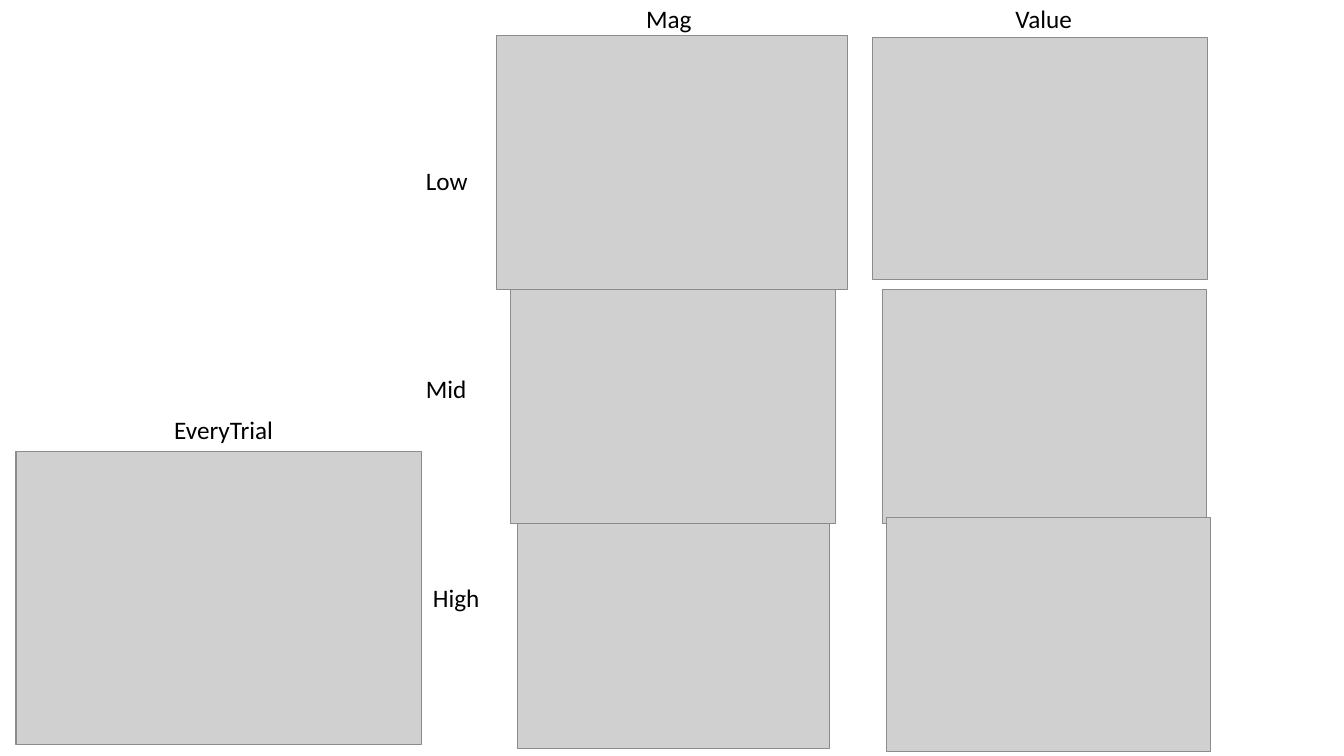
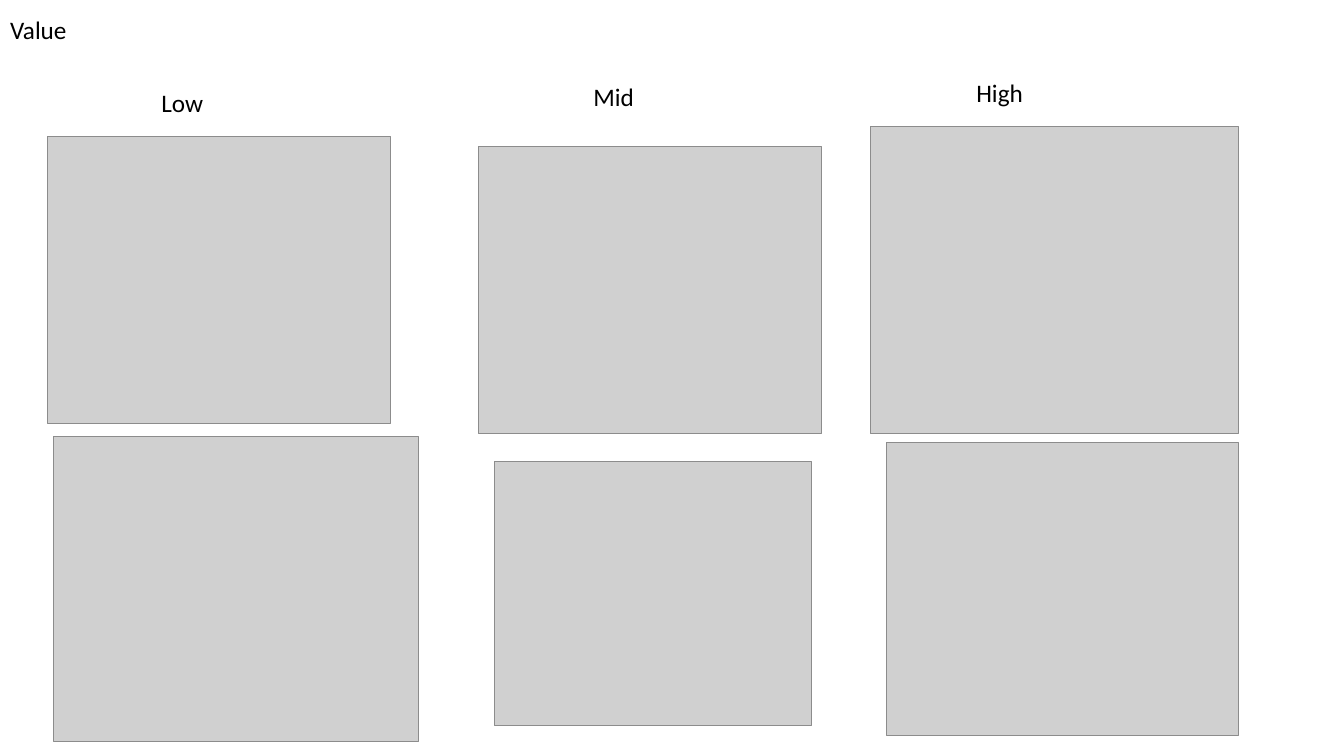
Before and after one commit to gpagnier/rampAnalysis, a slide deck: slide 21 of RampV04Presentation.pptx (slide 25 before the commit). Drawn at 1344x756 pixels with LibreOffice and Linux fonts; fonts in the diff are those of the drawing; grey boxes stand for pictures. Boxes give left, top, right and bottom in pixels: in the first picture for what was removed or moved away, otherwise in the second. Text is boxed around its words. In the diff, an @@ line names an element or a change of style, - is before the commit and + after.

```diff
--- a/RampV04Presentation.pptx
+++ b/RampV04Presentation.pptx
@@ title "Value": place and size @@
-title "Value" at box(1015, 10, 1071, 29)
+title "Value" at box(10, 21, 66, 39)
@@ title "Value" at box(10, 21, 66, 39): line spacing 1 to 0.9; vertical alignment top to middle @@
@@ text removed at box(646, 11, 691, 33) @@
-Mag
@@ picture removed at box(496, 35, 848, 289) @@
@@ picture removed at box(873, 37, 1208, 278) @@
@@ text "Low": place and size @@
-text "Low" at box(426, 173, 468, 190)
+text "Low" at box(161, 95, 203, 112)
@@ text "Mid": place and size @@
-text "Mid" at box(426, 380, 467, 398)
+text "Mid" at box(593, 88, 634, 106)
@@ text "High": place and size @@
-text "High" at box(433, 589, 480, 612)
+text "High" at box(976, 84, 1023, 107)
@@ picture added at box(47, 136, 391, 422) @@
@@ picture added at box(479, 147, 823, 434) @@
@@ picture added at box(870, 126, 1238, 434) @@
@@ picture removed at box(511, 289, 836, 523) @@
@@ picture removed at box(882, 289, 1207, 523) @@
@@ picture: place and size @@
-picture at box(16, 452, 422, 745)
+picture at box(54, 437, 419, 741)
@@ text removed at box(174, 421, 273, 443) @@
-EveryTrial
@@ picture: place and size @@
-picture at box(886, 517, 1211, 751)
+picture at box(887, 443, 1238, 736)
@@ picture: place and size @@
-picture at box(517, 523, 829, 748)
+picture at box(494, 461, 812, 726)
```
Also in this commit, not shown: 7 other slides changed, 6 slides added, 11 slides removed, 3 other files.
